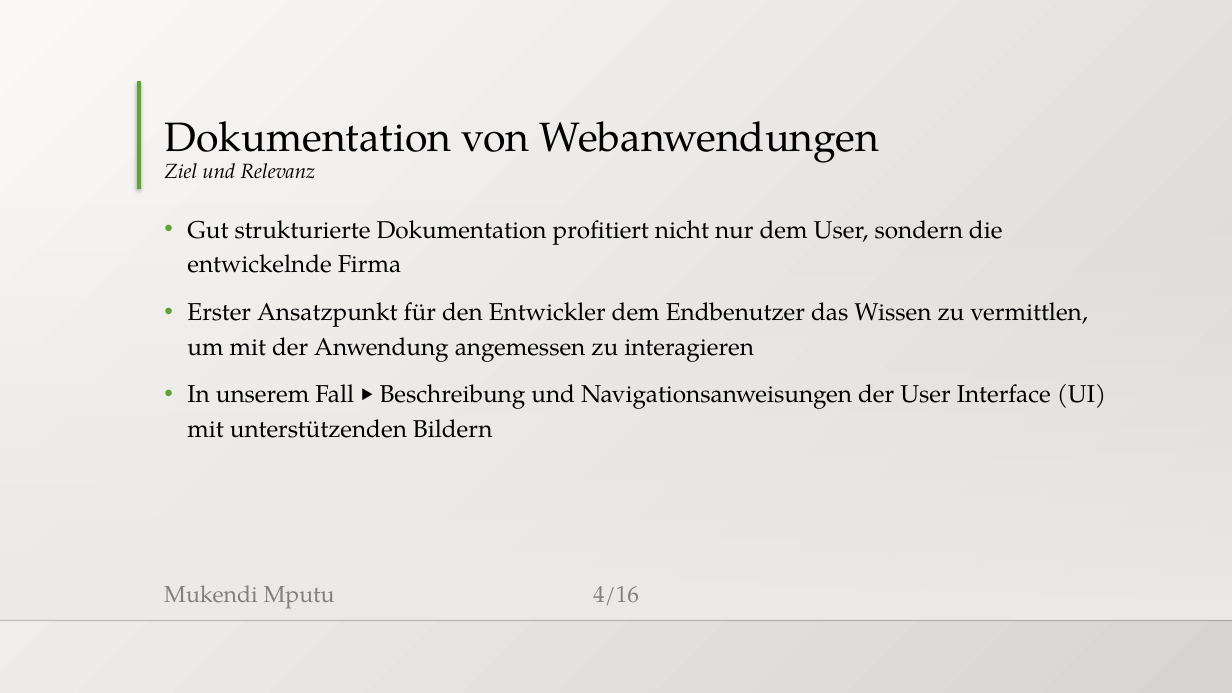
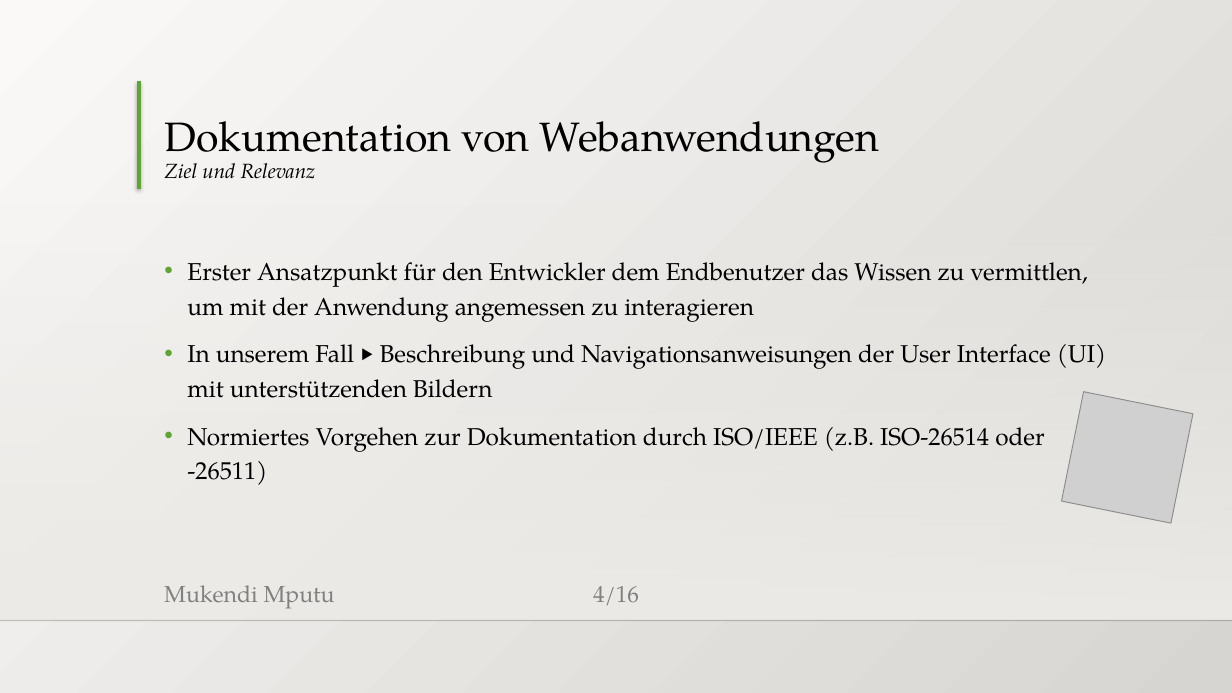
Before and after one commit to MukendiMputu/BachelorThesis, a slide deck: slide 4 of Abschlussvortrag.pptx. Drawn at 1232x693 pixels with LibreOffice and Linux fonts; fonts in the diff are those of the drawing; grey boxes stand for pictures; background and template pictures are left out. Boxes give left, top, right and bottom in pixels: in the first picture for what was removed or moved away, otherwise in the second. Text is boxed around its words. In the diff, an @@ line names an element or a change of style, - is before the commit and + after.

```diff
--- a/Abschlussvortrag.pptx
+++ b/Abschlussvortrag.pptx
@@ text at (x1=187, y1=220, x2=1003, y2=273): paragraph removed @@
-• Gut strukturierte Dokumentation profitiert nicht nur dem User, sondern die entwickelnde Firma
@@ picture added at (x1=1062, y1=392, x2=1194, y2=524) @@
@@ text at (x1=187, y1=427, x2=1044, y2=485): paragraph added @@
+• Normiertes Vorgehen zur Dokumentation durch ISO/IEEE (z.B. ISO-26514 oder -26511)
```
Also in this commit, not shown: 2 other slides changed, 1 other file.
